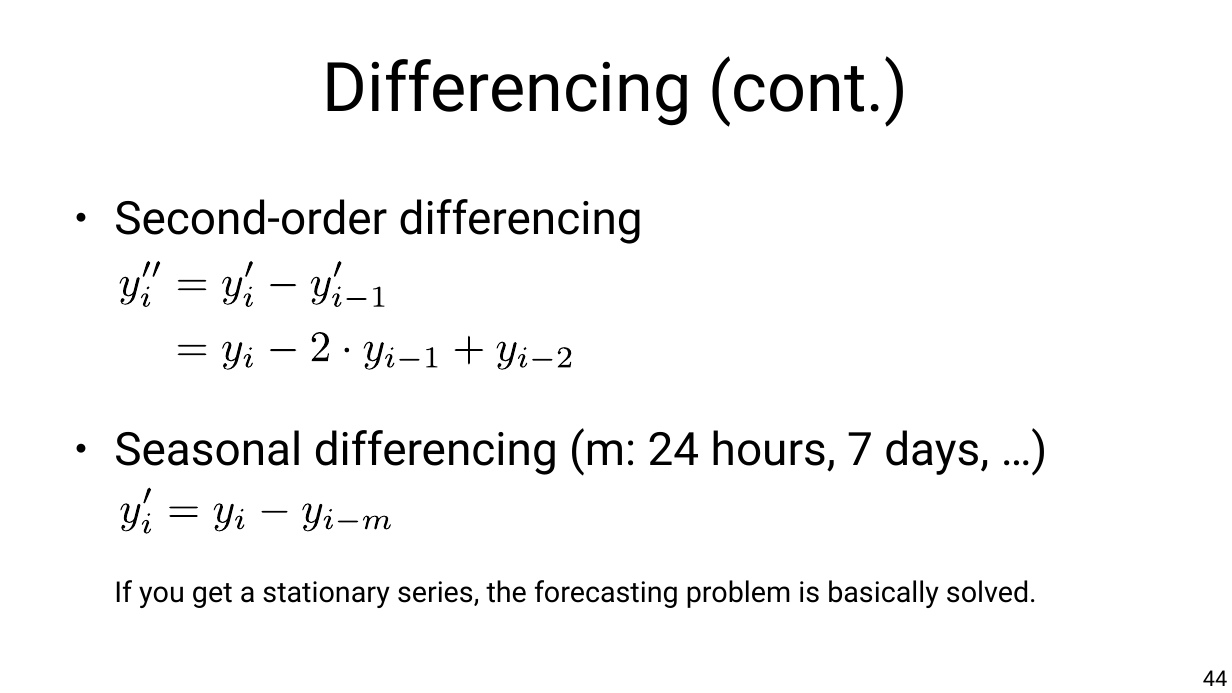
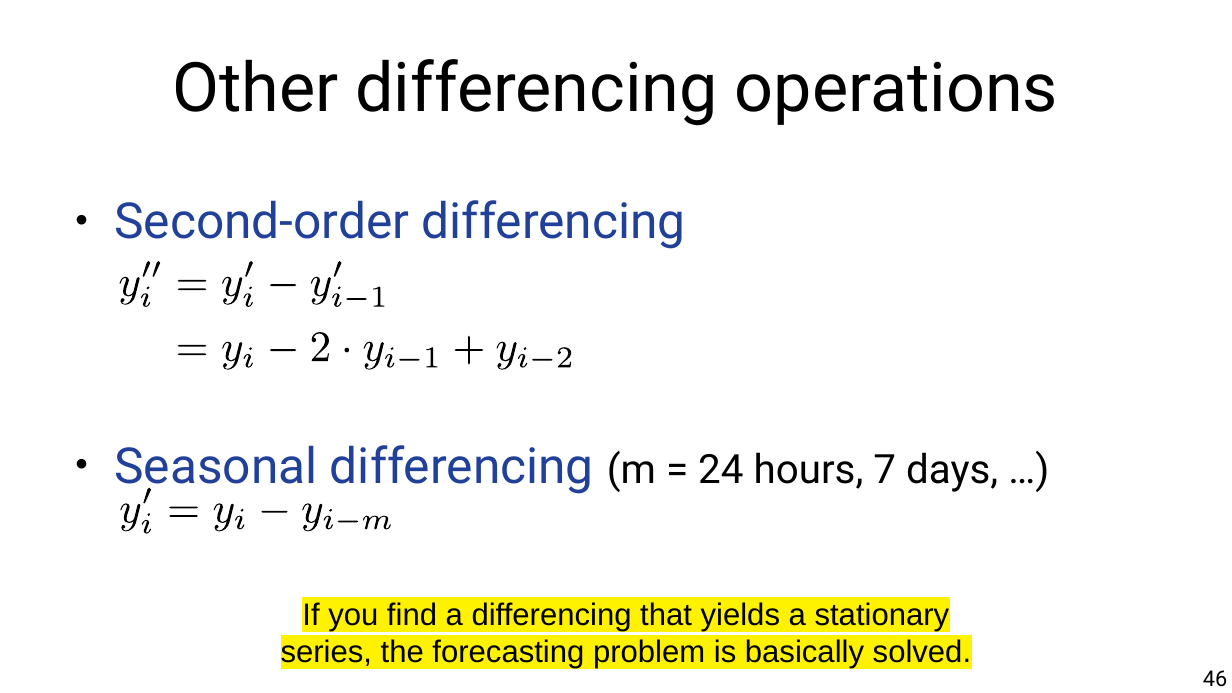
Before and after one commit to marco-calautti/data-mining-course, a slide deck: slide 46 of theory/tt11_time_series.odp (slide 44 before the commit). Drawn at 1232x693 pixels with LibreOffice and Linux fonts; fonts in the diff are those of the drawing. Boxes give left, top, right and bottom in pixels: in the first picture for what was removed or moved away, otherwise in the second. Text is boxed around its words. In the diff, an @@ line names an element or a change of style, - is before the commit and + after.

```diff
--- a/theory/tt11_time_series.odp
+++ b/theory/tt11_time_series.odp
@@ title at <box>172,59,1058,126</box>: text changed @@
-Differencing (cont.)
+Other differencing operations
@@ text at <box>114,200,686,249</box>: size 29.6 to 32 pt, text colour #000000 to #21409A in "Second-order differencing" @@
@@ text at <box>114,445,998,494</box>: text changed; size 18.5 to 32 pt; text colour #000000 to #21409A @@
-● Seasonal differencing (m: 24 hours, 7 days, …)
-If you get a stationary series, the forecasting problem is basically solved.
+● Seasonal differencing (m = 24 hours, 7 days, …)
@@ text added at <box>281,602,971,669</box>, 20 pt, text #000000 @@
+If you find a differencing that yields a stationary series, the forecasting problem is basically solved.
@@ page number at <box>1203,670,1227,687</box>: text changed @@
-44
+46
```
Also in this commit, not shown: 32 other slides changed, 5 slides added, 2 slides removed.
